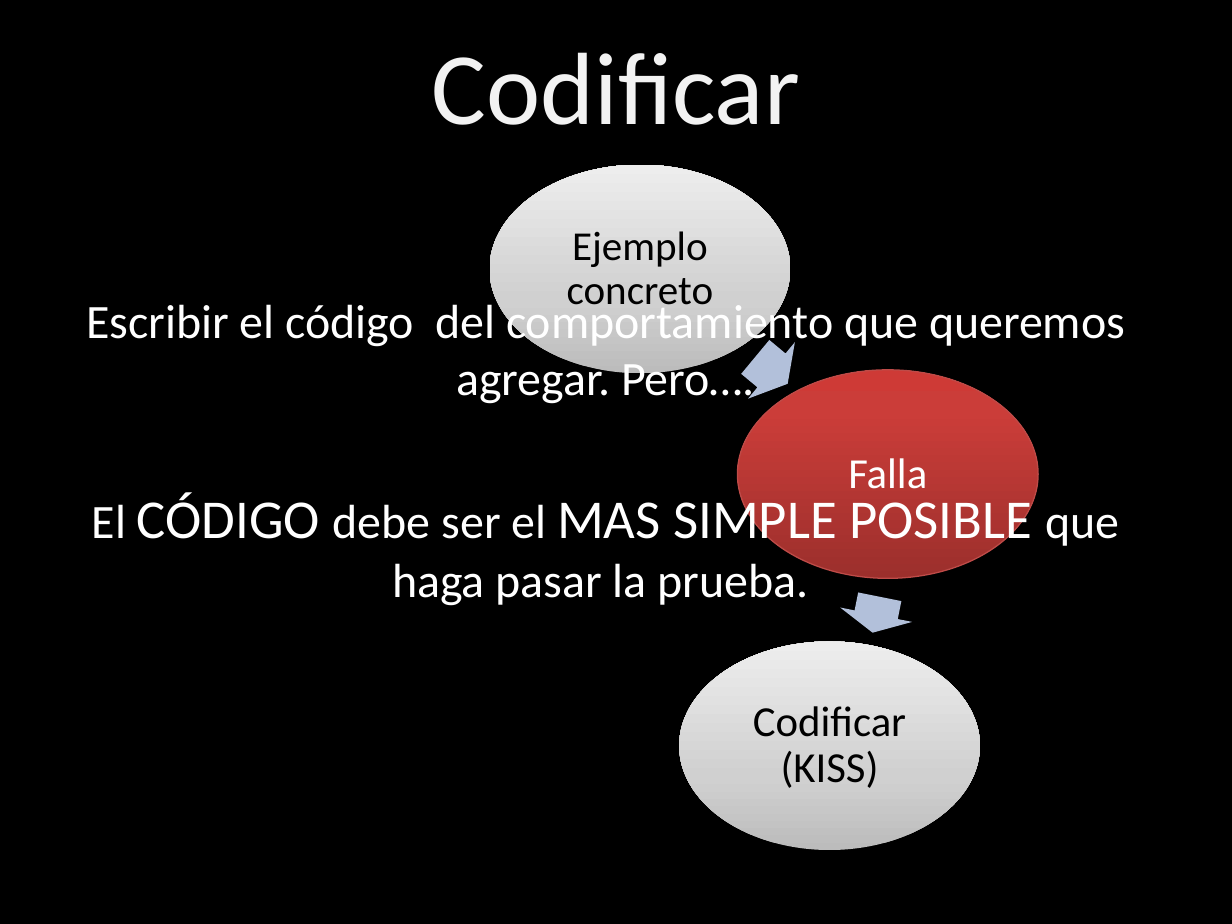
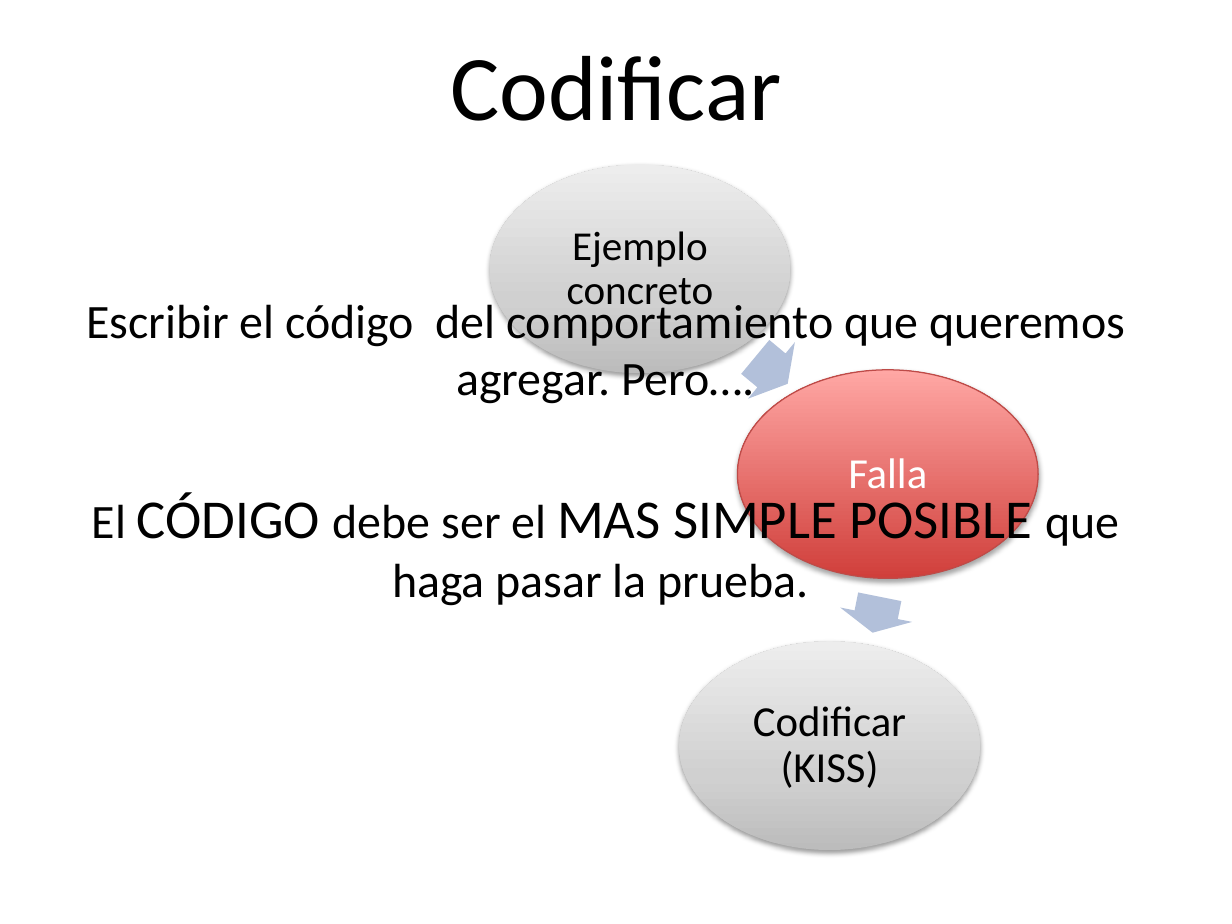
Before and after one commit to angelnunezsalazar/Test-Driven-Development, a slide deck: slide 8 of Diapositivas/Test Driven Development.pptx. Drawn at 1232x924 pixels with LibreOffice and Linux fonts; fonts in the diff are those of the drawing; background and template pictures are left out. Boxes give left, top, right and bottom in pixels: in the first picture for what was removed or moved away, otherwise in the second. Text is boxed around its words. In the diff, an @@ line names an element or a change of style, - is before the commit and + after.

```diff
--- a/Diapositivas/Test Driven Development.pptx
+++ b/Diapositivas/Test Driven Development.pptx
@@ background picture (left out) to #FFFFFF @@
@@ title "Codificar" at bbox=[450, 56, 781, 121]: size 60 to 54 pt, text colour #F2F2F2 to #000000 @@
@@ text "Escribir el código del comportamiento ..." at bbox=[86, 298, 1125, 606]: text colour #FFFFFF to #000000 @@
@@ ellipse at bbox=[738, 370, 1039, 578]: fill gradient #9C2F2D to #CB3E3A to #CE3B37 to gradient #D1403C to #FFA6A5 @@
```
Also in this commit, not shown: 56 other slides changed, 1 other file.
